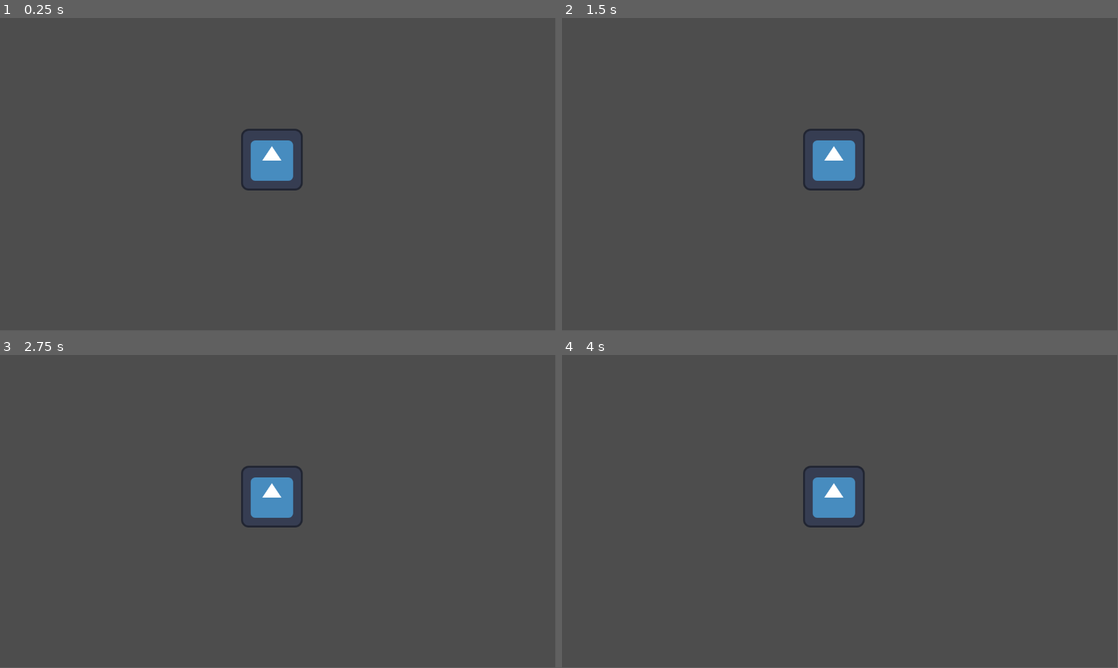
Above: before the commit, frames 1-4 (two rows, left to right).
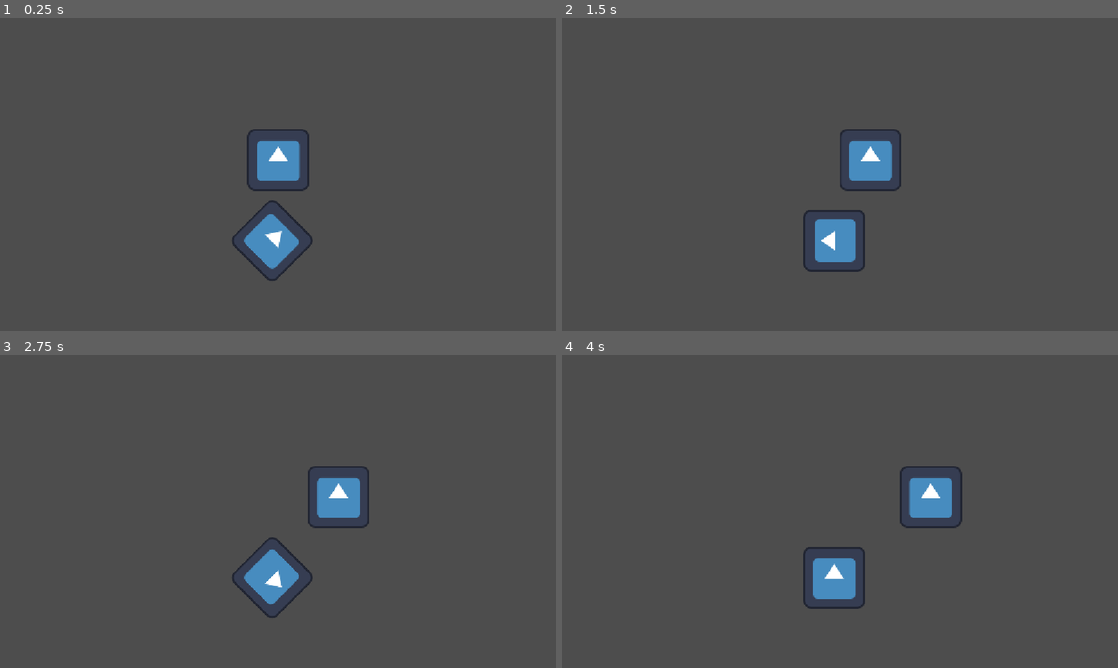
Above: after the commit, the same moments.

Repository: DeltaMonkey/GodotGDScriptGemCatcher
Game: Godot game, scene res://Scenes/Test/Test.tscn
Two runs of this game, one before a commit and one after it. Both use one fixed random seed, a clock stepped at 60 frames per second and the inputs below. The engine's default icon, where the game draws it, is replaced by a stand-in: a white triangle on a blue panel in a dark square.
Inputs:
- Up to frame 1 (0.25 s): no input
- Up to frame 2 (1.5 s): no input
- Up to frame 3 (2.75 s): no input
- Up to frame 4 (4 s): no input
In our replay, the window is 799x449 before the commit and 800x450 after it. These sizes can differ from the game's own. Grey fills any space a smaller window leaves; there, only what the larger window draws over its background counts as a difference.

The runs differ from the first frame. In frame 1, 2.1% of the frame differs, in the area x 41-57%, y 35-84%; in frame 2, 3.4%; in frame 3, 3.8%; in frame 4, 3.9%, in the area x 43-72%, y 35-82%.

Commit message:
test project configurations

Diff:
--- /dev/null
+++ b/Scenes/Test/Test.gd
@@ -0,0 +1,15 @@
+extends Node2D
+
+@onready var icon: Sprite2D = $Icon
+@onready var icon_2: Sprite2D = $Icon2
+
+# Called when the node enters the scene tree for the first time.
+func _ready() -> void:
+	pass # Replace with function body.
+
+
+# Called every frame. 'delta' is the elapsed time since the previous frame.
+func _process(delta: float) -> void:
+	# $Icon.position.x = $Icon.position.x + 50.0 * delta;
+	icon.position.x += 50.0 * delta;
+	icon_2.rotation_degrees += 180 * delta
--- a/Scenes/Test/Test.tscn
+++ b/Scenes/Test/Test.tscn
@@ -1,9 +1,15 @@
-[gd_scene load_steps=2 format=3 uid="uid://brj44wa005x7t"]
+[gd_scene load_steps=3 format=3 uid="uid://brj44wa005x7t"]
 
 [ext_resource type="Texture2D" uid="uid://dqe5dk3kauhwq" path="res://icon.svg" id="1_dr6pc"]
+[ext_resource type="Script" uid="uid://b0tv8y5udduhf" path="res://Scenes/Test/Test.gd" id="1_wjuvt"]
 
 [node name="Test" type="Node2D"]
+script = ExtResource("1_wjuvt")
 
 [node name="Icon" type="Sprite2D" parent="."]
 position = Vector2(564, 294)
 texture = ExtResource("1_dr6pc")
+
+[node name="Icon2" type="Sprite2D" parent="."]
+position = Vector2(564, 461)
+texture = ExtResource("1_dr6pc")
--- a/project.godot
+++ b/project.godot
@@ -15,6 +15,18 @@
 config/features=PackedStringArray("4.5", "Mobile")
 config/icon="res://icon.svg"
 
+[display]
+
+window/size/window_width_override=864
+window/size/window_height_override=486
+window/stretch/mode="canvas_items"
+
+[editor]
+
+naming/scene_name_casing=1
+naming/script_name_casing=1
+
 [rendering]
 
-renderer/rendering_method="mobile"
+renderer/rendering_method="gl_compatibility"
+renderer/rendering_method.mobile="gl_compatibility"
Not shown, added: Scenes/Test/Test.gd.uid
